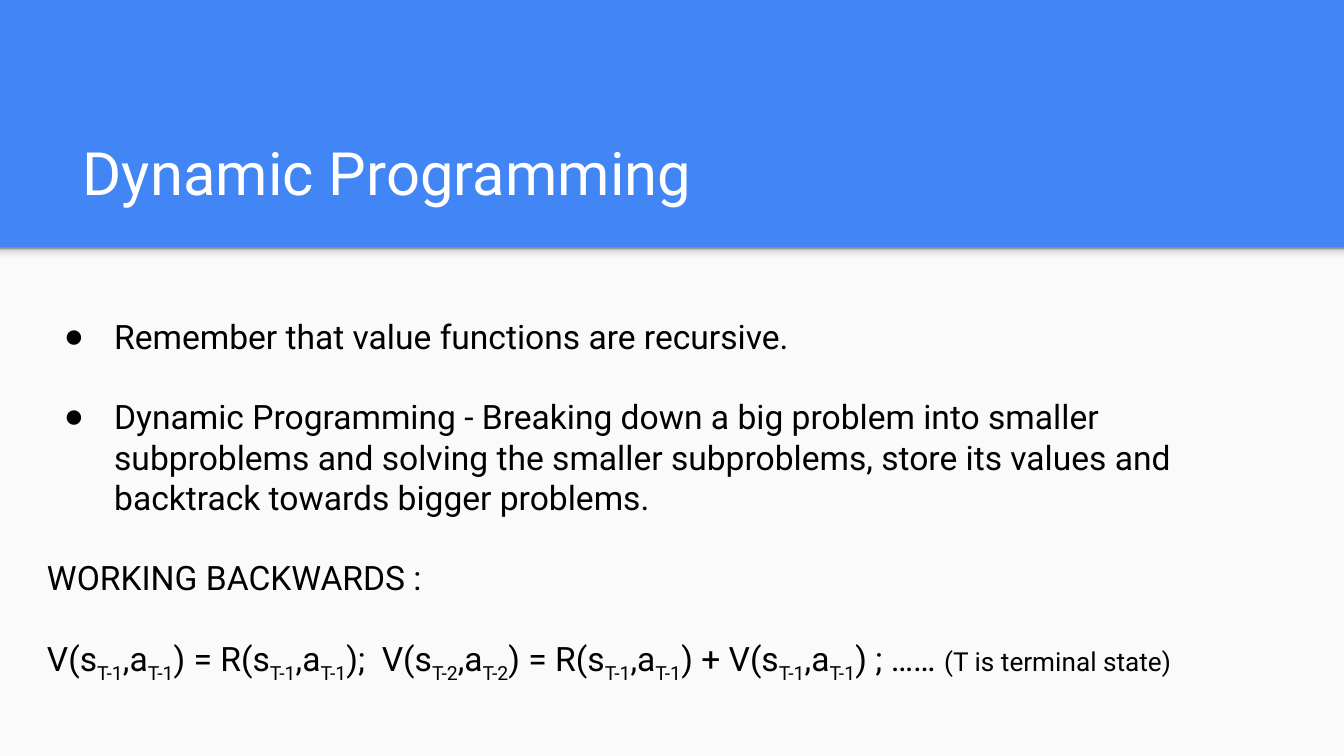
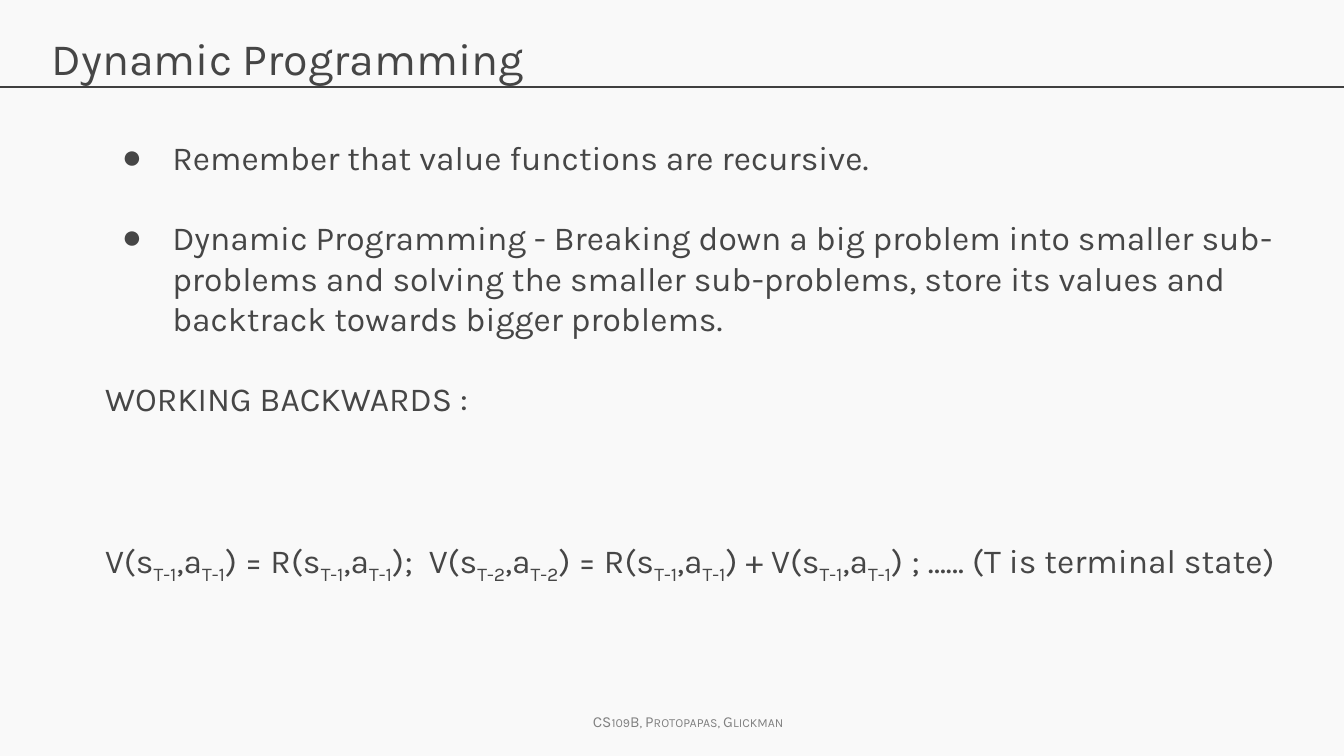
Before and after one commit to Harvard-IACS/2019-CS109B, a slide deck: slide 46 of content/lectures/lecture14/presentation/cs109b_lecture14_RL.pptx (slide 16 before the commit). Drawn at 1344x756 pixels with LibreOffice and Linux fonts; fonts in the diff are those of the drawing; background and template pictures are left out. Boxes give left, top, right and bottom in pixels: in the first picture for what was removed or moved away, otherwise in the second. Text is boxed around its words. In the diff, an @@ line names an element or a change of style, - is before the commit and + after.

```diff
--- a/content/lectures/lecture14/presentation/cs109b_lecture14_RL.pptx
+++ b/content/lectures/lecture14/presentation/cs109b_lecture14_RL.pptx
@@ background #4285F4 to #F9F9F9 @@
@@ title "Dynamic Programming": place and size @@
-title "Dynamic Programming" at [83,152,691,208]
+title "Dynamic Programming" at [52,44,524,86]
@@ title "Dynamic Programming" at [52,44,524,86]: size 32 to 24 pt, font Roboto to Karla, text colour #FFFFFF to #464646; vertical alignment bottom to top @@
@@ line added from (0, 87) to (1344, 87), #404040 0.75 pt @@
@@ text "Remember that value functions are ...": place and size @@
-text "Remember that value functions are ..." at [47,323,1171,680]
+text "Remember that value functions are ..." at [105,147,1275,581]
@@ text at [105,147,1275,581]: font Roboto to Karla, text colour #000000 to #464646 in "Remember that value functions are recursive.", "WORKING BACKWARDS :", "V(sT-1,aT-1) = R(sT-1,aT-1); V(sT-2,aT-2) = R(sT-1,aT-1) + ..."; size 14 to 18 pt in "(T is terminal state)" @@
@@ text at [172,227,1273,340]: text changed; font Roboto to Karla; text colour #000000 to #464646 @@
-● Dynamic Programming - Breaking down a big problem into smaller subproblems and solving the smaller subproblems, store its values and backtrack towards bigger problems.
+● Dynamic Programming - Breaking down a big problem into smaller sub-problems and solving the smaller sub-problems, store its values and backtrack towards bigger problems.
@@ rectangle removed at [0,247,1344,755] @@
@@ rectangle removed at [0,247,1344,263] @@
@@ text added at [579,706,806,738], 8.2 pt, text #808080, small capitals @@
+CS109B, Protopapas, Glickman
```
Also in this commit, not shown: 16 other slides changed, 41 slides added, 11 slides removed, 1 other file.
